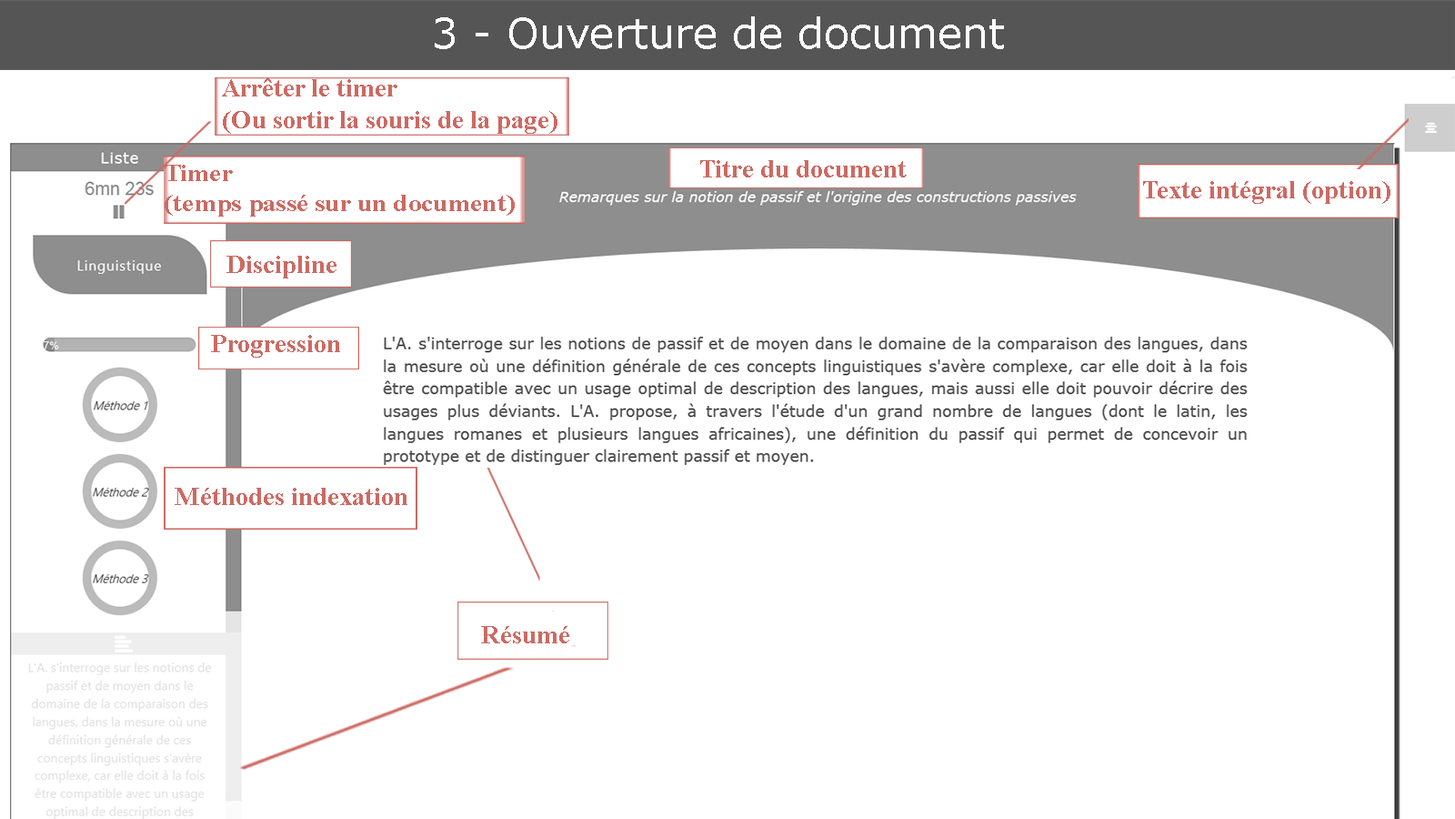
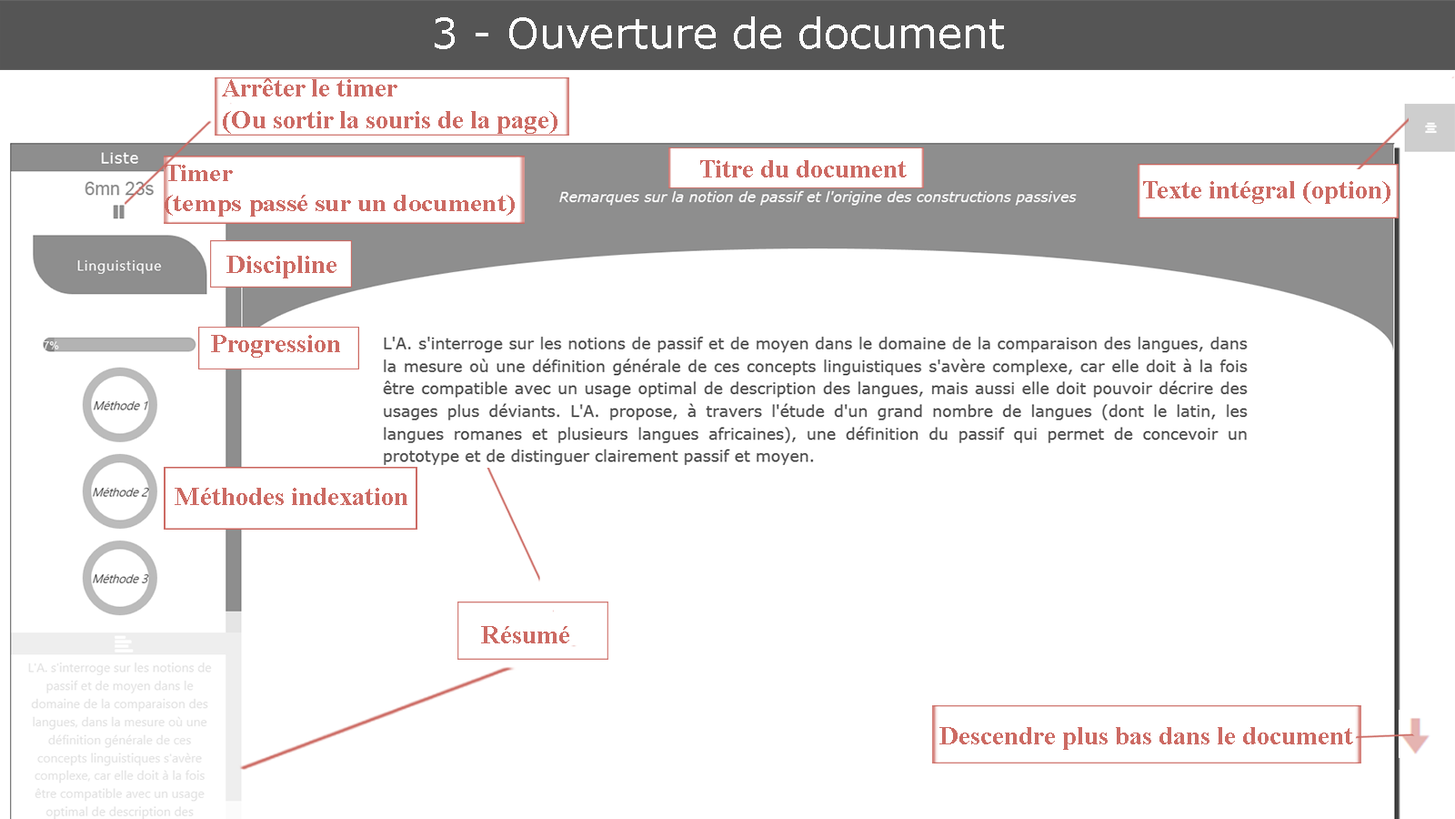
Layered file, before and after one edit (1455x819). Changes by layer:
added layer "flecheBas" (1st of 3) above "Résumé" over (x1=939, y1=726, x2=1354, y2=750)
added layer "traitLiaison 3" above "traitLiaison 2" over (x1=1304, y1=733, x2=1416, y2=740)
added layer "flecheBas" (2nd of 3) above "resume" over (x1=932, y1=704, x2=1362, y2=764)
added layer "flecheBas" (3rd of 3) above "titre" over (x1=1398, y1=709, x2=1431, y2=758)
